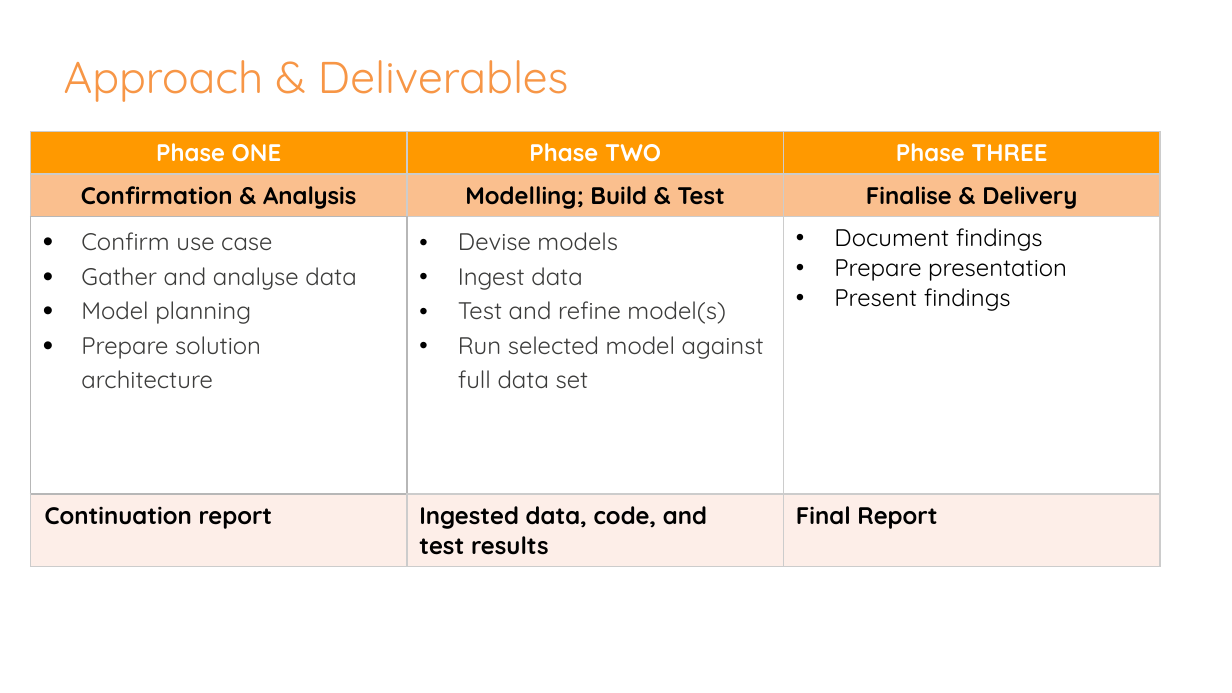
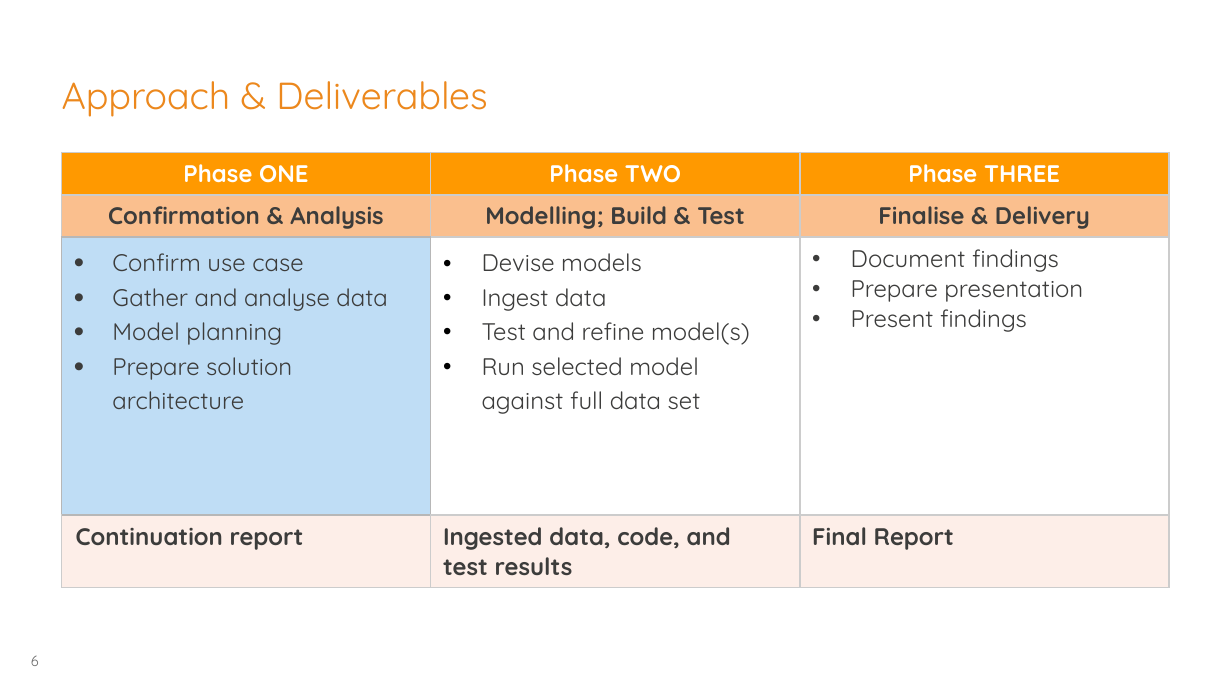
Before and after one commit to georgios-tsolakis-td/Bootcamp_Mar17_London, a slide deck: slide 6 of Team Quinto/Skynet Proposal.pptx. Drawn at 1232x693 pixels with LibreOffice and Linux fonts; fonts in the diff are those of the drawing; background and template pictures are left out. Boxes give left, top, right and bottom in pixels: in the first picture for what was removed or moved away, otherwise in the second. Text is boxed around its words. In the diff, an @@ line names an element or a change of style, - is before the commit and + after.

```diff
--- a/Team Quinto/Skynet Proposal.pptx
+++ b/Team Quinto/Skynet Proposal.pptx
@@ title "Approach & Deliverables": place and size @@
-title "Approach & Deliverables" at box(64, 60, 568, 102)
+title "Approach & Deliverables" at box(62, 81, 487, 117)
@@ title "Approach & Deliverables" at box(62, 81, 487, 117): size 26 to 22 pt, text colour #F79646 to #EC881D; line spacing 1 to 0.95; vertical alignment middle to bottom @@
@@ table at box(62, 153, 1170, 583) @@
@@ fill #FFFFFF to #0079DB at 25% opacity in row 3, column 1 @@
@@ text colour #000000 to #3C3C3B in "Confirmation & Analysis", "Modelling; Build & Test", "Finalise & Delivery", "Document findings" and 5 more places @@
@@ bullet colour #000000 to #3C3C3B @@
@@ table: place and size @@
-table at box(31, 132, 1162, 562)
+table at box(62, 153, 1170, 583)
@@ page number added at box(31, 656, 39, 666), 8.5 pt, text #6C6C6C @@
+6
```
Also in this commit, not shown: 6 other slides changed.
